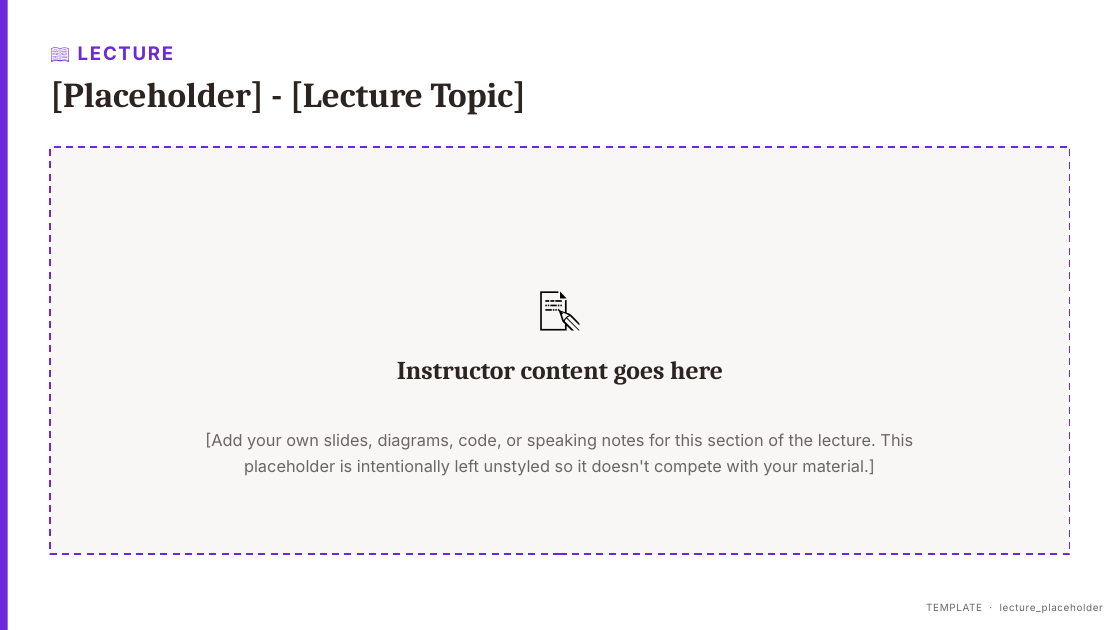
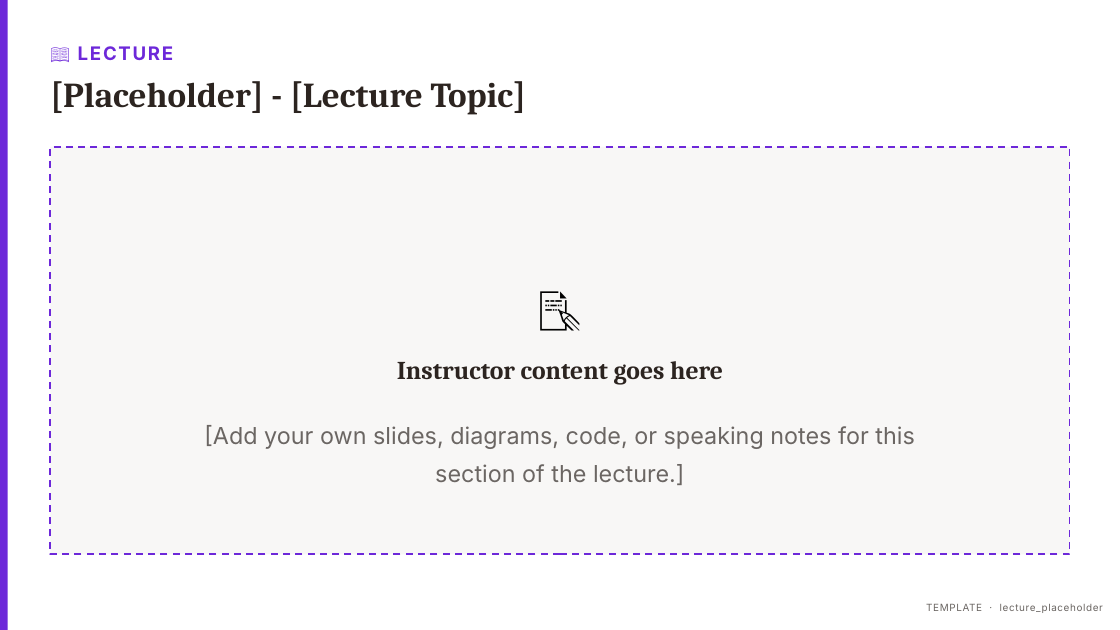
Before and after one commit to ls1intum/hestia, a slide deck: slide 9 of apps/workshopper/backend/src/main/resources/templates/workshopper-default.pptx (slide 10 before the commit). Drawn at 1120x630 pixels with LibreOffice and Linux fonts; fonts in the diff are those of the drawing. Boxes give left, top, right and bottom in pixels: in the first picture for what was removed or moved away, otherwise in the second. Text is boxed around its words. In the diff, an @@ line names an element or a change of style, - is before the commit and + after.

```diff
--- a/apps/workshopper/backend/src/main/resources/templates/workshopper-default.pptx
+++ b/apps/workshopper/backend/src/main/resources/templates/workshopper-default.pptx
@@ text at (204, 425, 914, 485): text changed; size 14 to 20 pt @@
-[Add your own slides, diagrams, code, or speaking notes for this section of the lecture. This placeholder is intentionally left unstyled so it doesn't compete with your material.]
+[Add your own slides, diagrams, code, or speaking notes for this section of the lecture.]
```
Also in this commit, not shown: 9 other slides changed, 1 slide removed, 14 other files.
